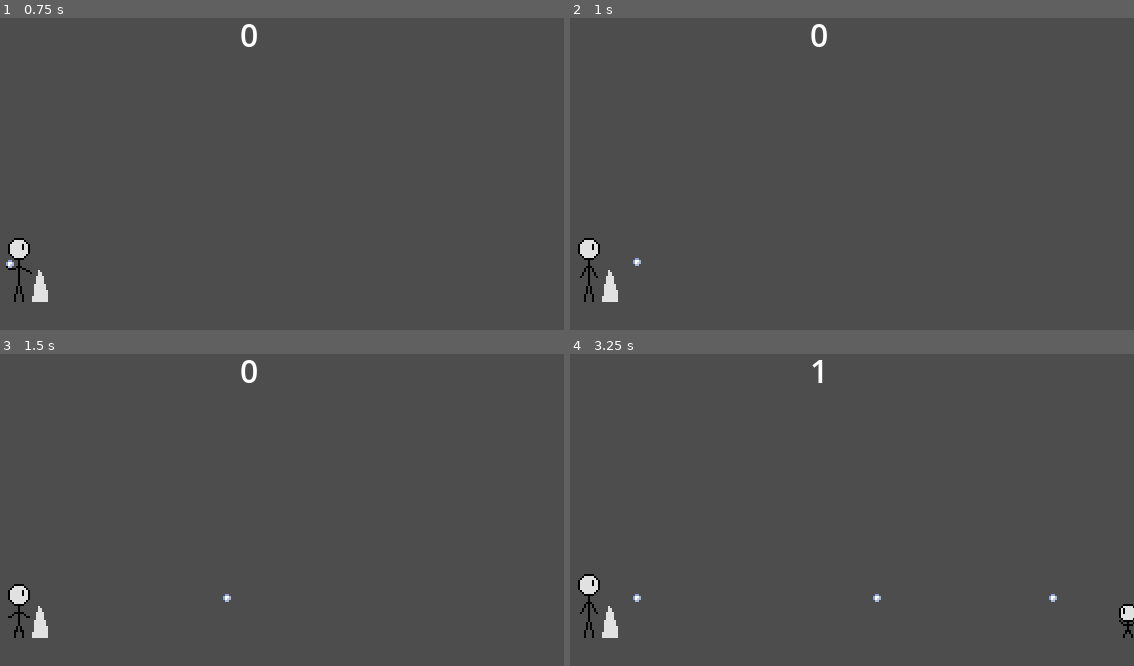
Above: before the commit, frames 1-4 (two rows, left to right).
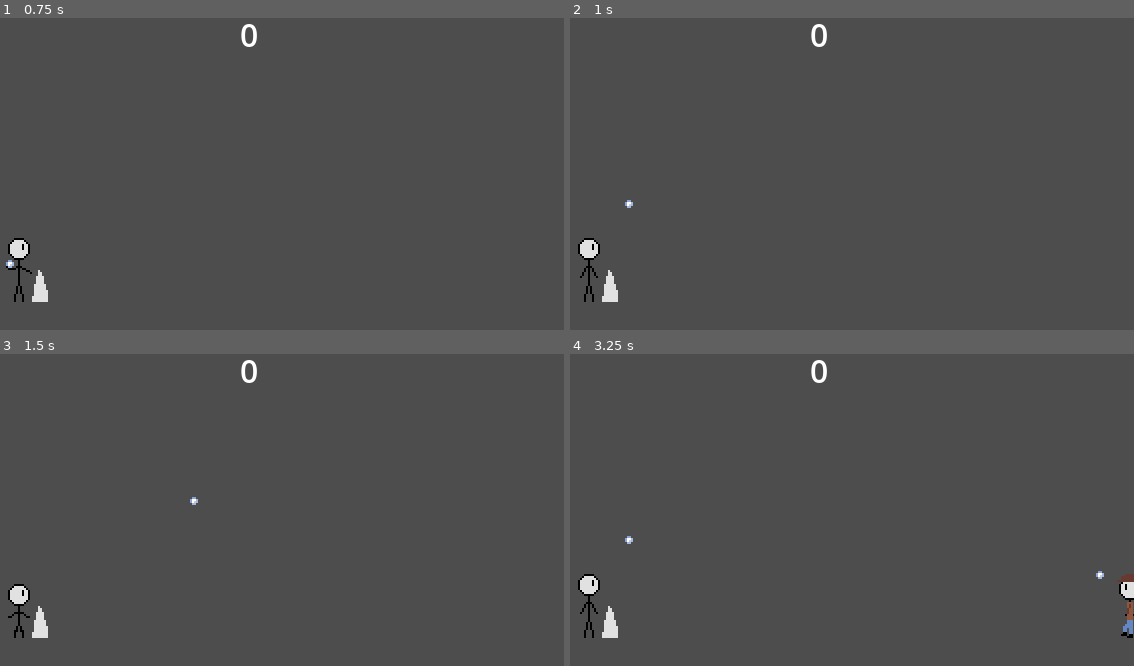
Above: after the commit, the same moments.

Repository: Poizenes/GWJ-Freeze
Game: Godot game, scene res://scenes/game_scene.tscn
Two runs of this game, one before a commit and one after it. Both use one fixed random seed, a clock stepped at 60 frames per second and the inputs below.
Inputs:
- Up to frame 1 (0.75 s): tap Space (throw) at 0.6 s
- Up to frame 2 (1 s): no input
- Up to frame 3 (1.5 s): tap S (duck) at 1.35 s
- Up to frame 4 (3.25 s): tap Space (throw) at 1.55, 2.1, 2.85 s

Frame 1 is identical in both runs. In frame 2, less than 0.1% of the frame differs, in the area x 9-13%, y 58-80%; in frame 3, less than 0.1%; in frame 4, 0.7%, in the area x 9-100%, y 1-92%.

Commit message:
Add arc flying for snowball

Diff:
--- a/game/scenes/game_scene.tscn
+++ b/game/scenes/game_scene.tscn
@@ -25,4 +25,5 @@
 offset_top = 1.0
 offset_right = 163.0
 offset_bottom = 24.0
+text = "14"
 horizontal_alignment = 1
--- a/game/scenes/snow_wall.tscn
+++ b/game/scenes/snow_wall.tscn
@@ -42,6 +42,8 @@
 size = Vector2(8, 16)
 
 [node name="SnowWall" type="StaticBody2D"]
+collision_layer = 0
+collision_mask = 0
 
 [node name="AnimatedSprite2D" type="AnimatedSprite2D" parent="."]
 sprite_frames = SubResource("SpriteFrames_tk6ma")
--- a/game/scripts/game.gd
+++ b/game/scripts/game.gd
@@ -9,6 +9,8 @@
 @export_group("Pedestrians")
 @export var pedestrian_spawn_timer: Timer
 @export var score_counter: Label
+
+var pedestrian_queue: Array = []
 
 var score : int = 0:
 	set(new_score):
@@ -29,8 +31,9 @@
 
 func spawn_pedestrian():
 	var pedestrian = load("res://scenes/pedestrian.tscn").instantiate()
+	pedestrian.position = Vector2(310, 130)
 	add_child(pedestrian)
-	pedestrian.position = Vector2(310, 130)
+	pedestrian_queue.append(pedestrian)
 	print("Pedestrian spawned")
 
 func on_snowball_hit():
--- a/game/scripts/pedestrian.gd
+++ b/game/scripts/pedestrian.gd
@@ -9,9 +9,10 @@
 	assert(sprite)
 	assert(collision_shape)
 	sprite.play("walk")
+	velocity.x = -10
 
 func _physics_process(delta: float) -> void:
-	position.x -= 10 * delta
+	move_and_collide(velocity * delta)
 
 func on_snowball_hit() -> void:
 	collision_shape.disabled = true
--- a/game/scripts/player.gd
+++ b/game/scripts/player.gd
@@ -40,8 +40,8 @@
 func on_animation_finished() -> void:
 	if sprite.animation == "throw":
 		var snowball = load("res://scenes/snowball.tscn").instantiate()
+		snowball.position = position + Vector2(-2, -4)
 		get_parent().add_child(snowball)
-		snowball.position = position + Vector2(-2, -4)
 		sprite.play("throw_return")
 	elif sprite.animation == "stand_up":
 		idle()
--- a/game/scripts/snowball.gd
+++ b/game/scripts/snowball.gd
@@ -3,16 +3,47 @@
 
 @export var sound : AudioStreamPlayer2D
 
+@onready var start_position: Vector2
+
+var nearest_pedestrian_position: Vector2 = Vector2.ZERO:
+	set(new_position):
+		nearest_pedestrian_position = new_position
+	get:
+		return nearest_pedestrian_position
+
 func _ready() -> void:
-	velocity.x = get_parent().INITIAL_VELOCITY.x
+	#velocity.x = get_parent().INITIAL_VELOCITY.x
 	#velocity.y = get_parent().INITIAL_VELOCITY.y
 	sound.play()
+	start_position = global_position
+
+var t = 0
+func fly_arc(p0: Vector2, p2: Vector2, stretch: float, delta: float, speed: float = 1) -> void:
+	t += delta * speed
+	var p1 = Vector2(0.5 * (p0.x + p2.x), 0.5 * (p0.y + p2.y) + stretch)
+	var q0 = p0.lerp(p1, t)
+	var q1 = p1.lerp(p2, t)
+	position = q0.lerp(q1, t)
 
 func _physics_process(delta: float) -> void:
 	#velocity.y += get_parent().GRAVITY
+	var pedestrian_pos = get_nearest_pedestrian_position(Vector2(160, 120))
+	fly_arc(start_position, pedestrian_pos, -100, delta)
 	var collision = move_and_collide(velocity * delta)
 	if collision:
 		var collider = collision.get_collider()
-		collider.call("on_snowball_hit")
+		if collider.has_method("on_snowball_hit"):
+			collider.call("on_snowball_hit")
 		get_parent().emit_signal("snowball_hit")
 		queue_free()
+
+func get_nearest_pedestrian_position(fallback: Vector2 = Vector2.ZERO) -> Vector2:
+	if nearest_pedestrian_position:
+		return nearest_pedestrian_position
+	elif not get_parent().pedestrian_queue.is_empty():
+		var pedestrian = get_parent().pedestrian_queue.pop_front()
+		if pedestrian:
+			nearest_pedestrian_position = Vector2(pedestrian.position)
+	else:
+		nearest_pedestrian_position = fallback
+	return nearest_pedestrian_position
Not shown: 1 places in game/scenes/pedestrian.tscn that only renumber resources
